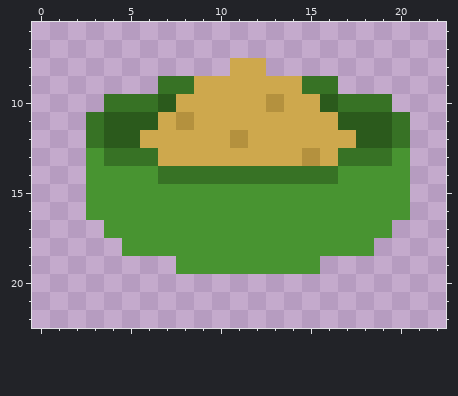
Pixel-art sprite -- src/img/dishes/yeast.png. That is the earlier state.
The file is 24x24 pixels. Colours within 5 levels of each other are drawn and written as one. Shown: x 0..22, y 6..22.
Now the later version:
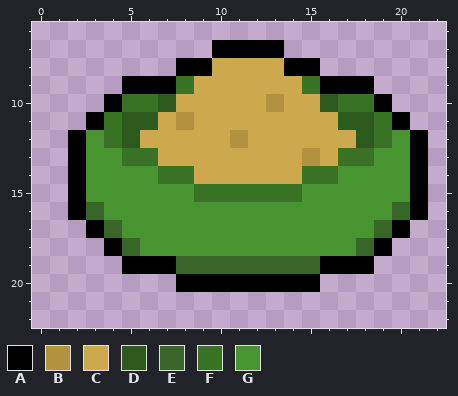
Palette (. is transparent): A #000000  B #b4913e  C #cea84d  D #2b5a1c  E #376628  F #377225  G #489431
Diff:
@@ x 0..22 @@
  6 .......................
- 7 .......................
- 8 ...........CC..........
- 9 .......FFCCCCCCFF......
-10 ....FFFDCCCCCBCCDFFF...
-11 ...FDDDCBCCCCCCCCDDDF..
-12 ...FDDCCCCCBCCCCCCDDF..
-13 ...GFFFCCCCCCCCBCFFFG..
-14 ...GGGGFFFFFFFFFFGGGG..
-15 ...GGGGGGGGGGGGGGGGGG..
-16 ...GGGGGGGGGGGGGGGGGG..
-17 ....GGGGGGGGGGGGGGGG...
-18 .....GGGGGGGGGGGGGG....
-19 ........GGGGGGGG.......
-20 .......................
+ 7 ..........AAAA.........
+ 8 ........AACCCCAA.......
+ 9 .....AAAFCCCCCCFAAA....
+10 ....AFFDCCCCCBCCDFFA...
+11 ...AFDDCBCCCCCCCCDDFA..
+12 ..AGFDCCCCCBCCCCCCDFGA.
+13 ..AGGFFCCCCCCCCBCFFGGA.
+14 ..AGGGGFFCCCCCCFFGGGGA.
+15 ..AGGGGGGFFFFFFGGGGGGA.
+16 ..AEGGGGGGGGGGGGGGGGEA.
+17 ...AEGGGGGGGGGGGGGGEA..
+18 ....AEGGGGGGGGGGGGEA...
+19 .....AAAEEEEEEEEAAA....
+20 ........AAAAAAAA.......
 21 .......................
Boxes around the changes in both pictures, in picture pixels (x1, y1, x2, y2):
changed: (68, 40, 428, 292)
